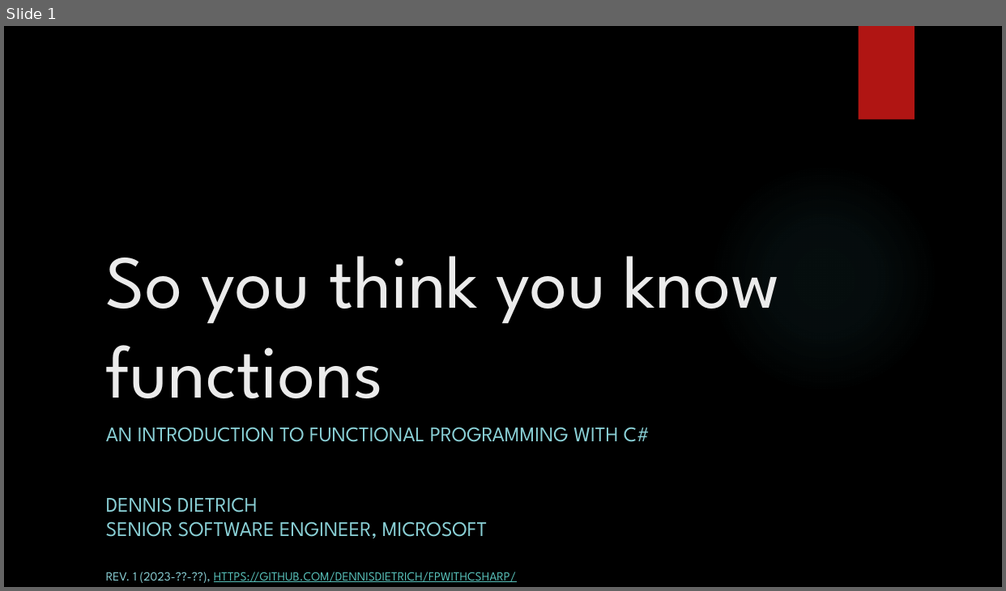
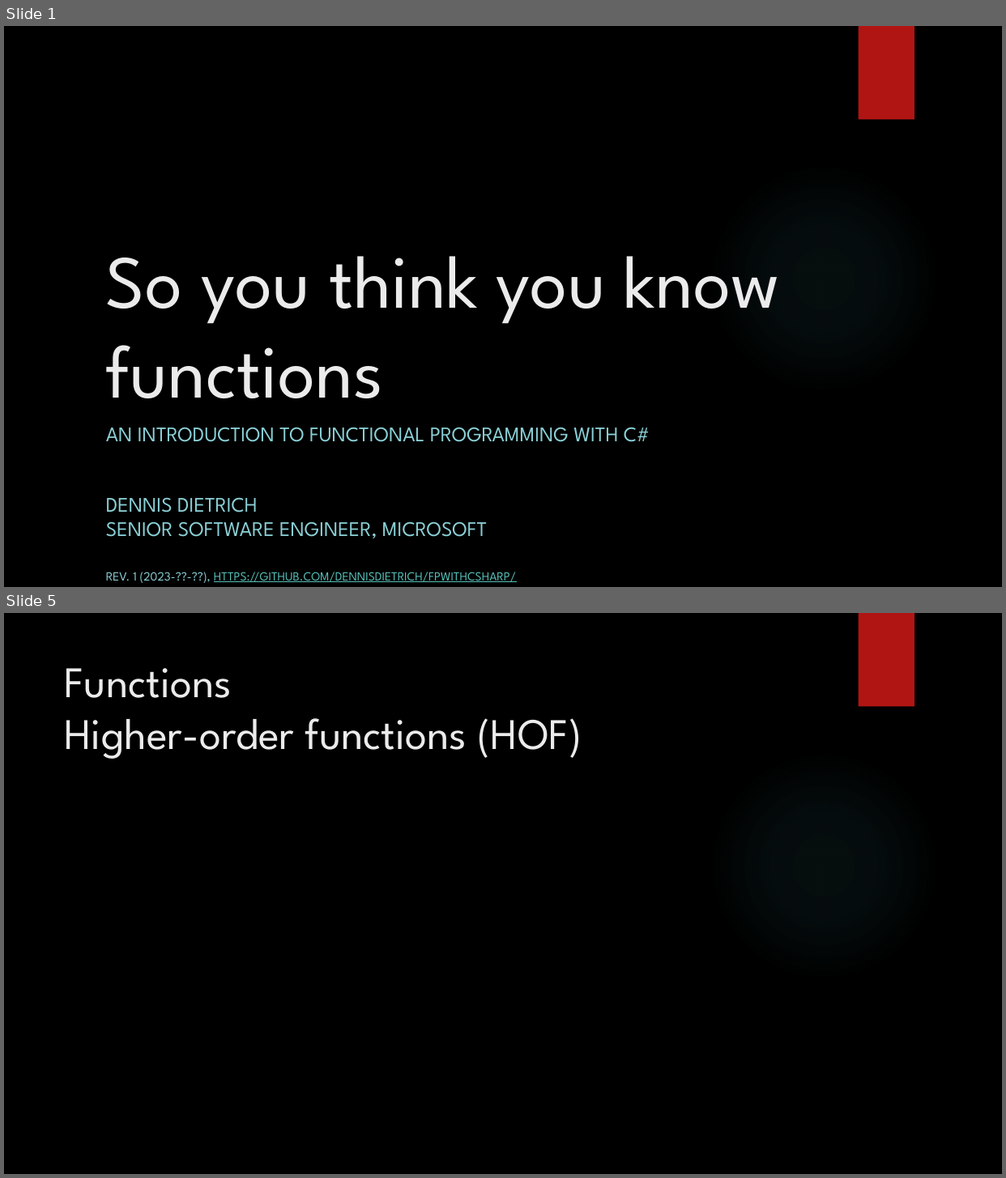
Before and after one commit to dennisdietrich/FpWithCSharp, a slide deck: doc/Introduction to FP with C#.pptx. Shown one above the other, each under a label of ours: slide 1 before the commit, slides 1 and 5 after it; the slides between them are not shown. The pictures are 1006x591 and 1006x1178 pixels, drawn with LibreOffice and Linux fonts; fonts in the diff are those of the drawing; background and template pictures are left out. Boxes give left, top, right and bottom in pixels: in the first picture for what was removed or moved away, otherwise in the second. Text is boxed around its words. In the diff, an @@ line names an element or a change of style, - is before the commit and + after.

```diff
--- a/doc/Introduction to FP with C#.pptx
+++ b/doc/Introduction to FP with C#.pptx
@@ slide 5 added at (4, 613, 1002, 1174), background picture (left out); not listed: 2 template elements that a slide beside it also shows @@
@@ title added at (65, 668, 582, 759), 42 pt, text #EBEBEB @@
+Functions
+Higher-order functions (HOF)
```
Also in this commit, not shown: 18 other slides added.
